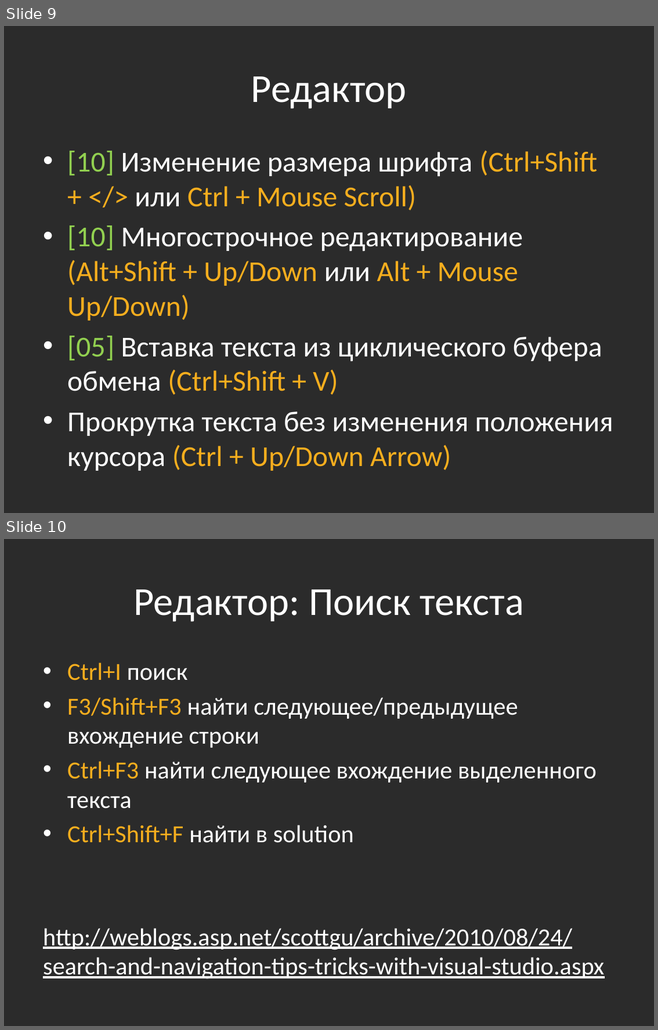
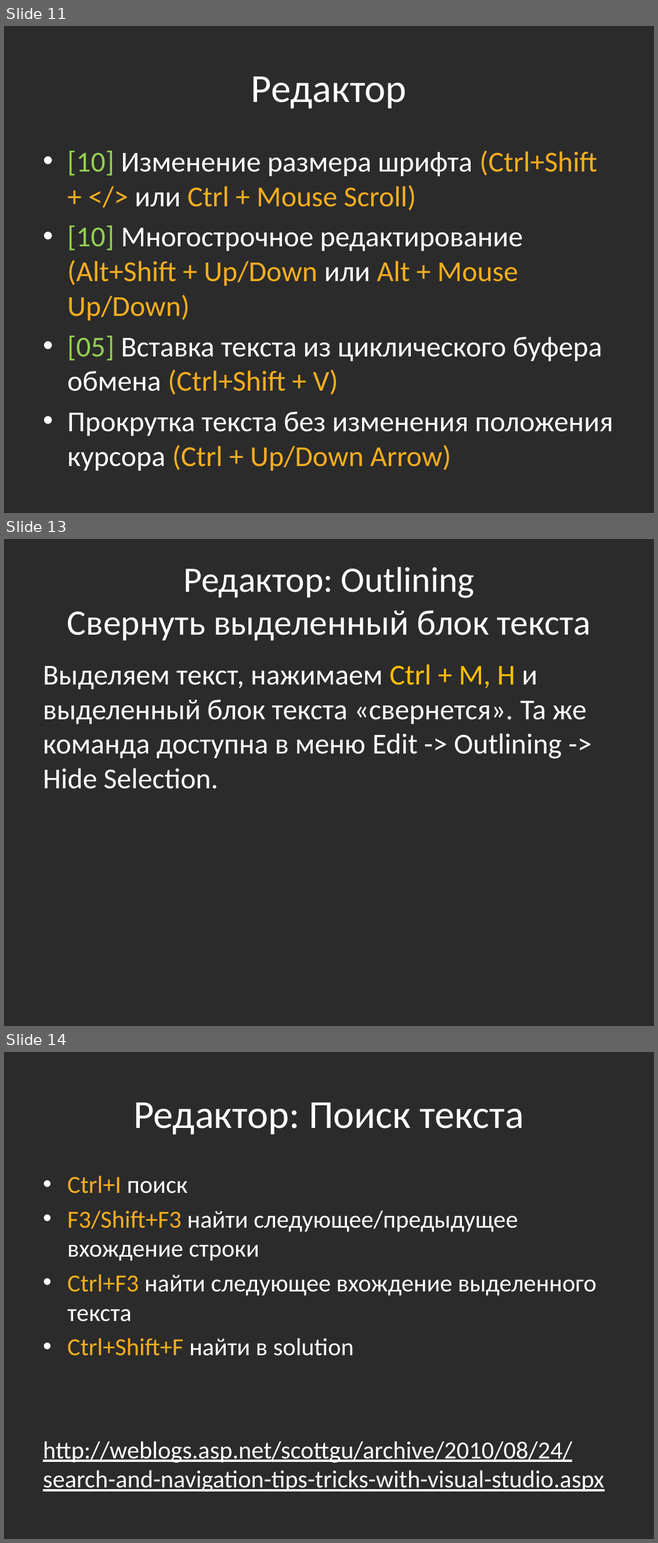
Before and after one commit to bazile/Training, a slide deck: Presentation/tools-visual-studio.pptx. Shown one above the other, each under a label of ours: slides 9 and 10 before the commit, slides 11, 13 and 14 after it; the slides between them are not shown. The pictures are 658x1030 and 658x1543 pixels, drawn with LibreOffice and Linux fonts; fonts in the diff are those of the drawing; background and template pictures are left out; a plain dark background stands for a picture behind light text. Boxes give left, top, right and bottom in pixels: in the first picture for what was removed or moved away, otherwise in the second. Text is boxed around its words. In the diff, an @@ line names an element or a change of style, - is before the commit and + after.

```diff
--- a/Presentation/tools-visual-studio.pptx
+++ b/Presentation/tools-visual-studio.pptx
@@ slide 13 added at <box>4,539,654,1026</box>, background picture (left out) @@
@@ title added at <box>67,567,590,641</box>, 39.6 pt, text #FFFFFF @@
+Редактор: Outlining
+Свернуть выделенный блок текста
@@ text added at <box>43,664,586,789</box>, 32 pt, text #FFFFFF @@
+Выделяем текст, нажимаем Ctrl + M, H и выделенный блок текста «свернется». Та же команда доступна в меню Edit -> Outlining -> Hide Selection.
@@ what was slide 9 is now slide 11 @@
@@ what was slide 10 is now slide 14 @@
```
Also in this commit, not shown: 3 other slides added.
